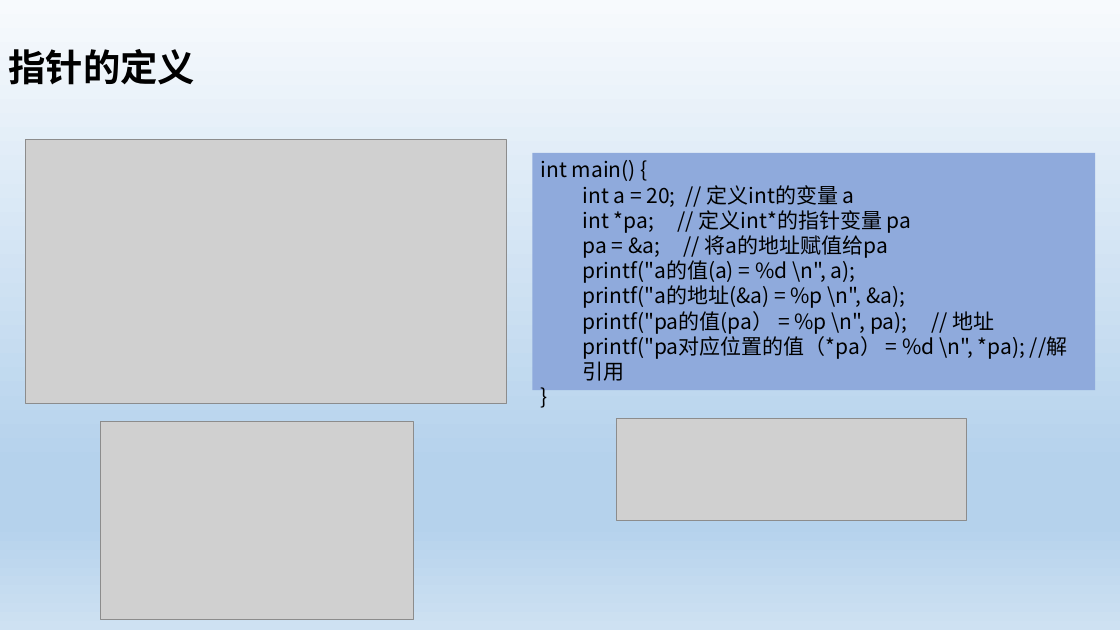
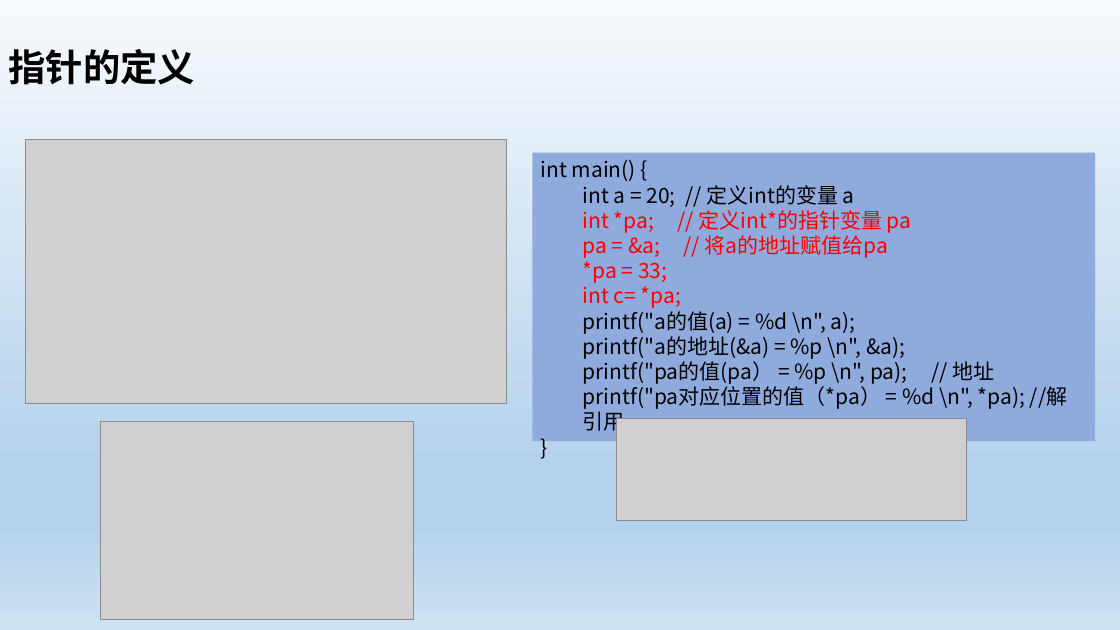
Before and after one commit to xiangjl623/Coder, a slide deck: slide 14 of languages/c/references/C语言-数据类型.pptx. Drawn at 1120x630 pixels with LibreOffice and Linux fonts; fonts in the diff are those of the drawing; grey boxes stand for pictures. Boxes give left, top, right and bottom in pixels: in the first picture for what was removed or moved away, otherwise in the second. Text is boxed around its words. In the diff, an @@ line names an element or a change of style, - is before the commit and + after.

```diff
--- a/languages/c/references/C语言-数据类型.pptx
+++ b/languages/c/references/C语言-数据类型.pptx
@@ rectangle "int main() {": place and size @@
-rectangle "int main() {" at [533, 153, 1096, 391]
+rectangle "int main() {" at [533, 153, 1096, 441]
@@ text in rectangle at [583, 210, 911, 258]: text colour #000000 to #FF0000 in "int *pa; // 定义int*的指针变量 pa", "pa = &a; // 将a的地址赋值给pa" @@
@@ text in rectangle at [583, 257, 681, 308]: paragraphs added @@
+  *pa = 33;
+  int c= *pa;
```
Also in this commit, not shown: 2 slides added, 14 other files.
